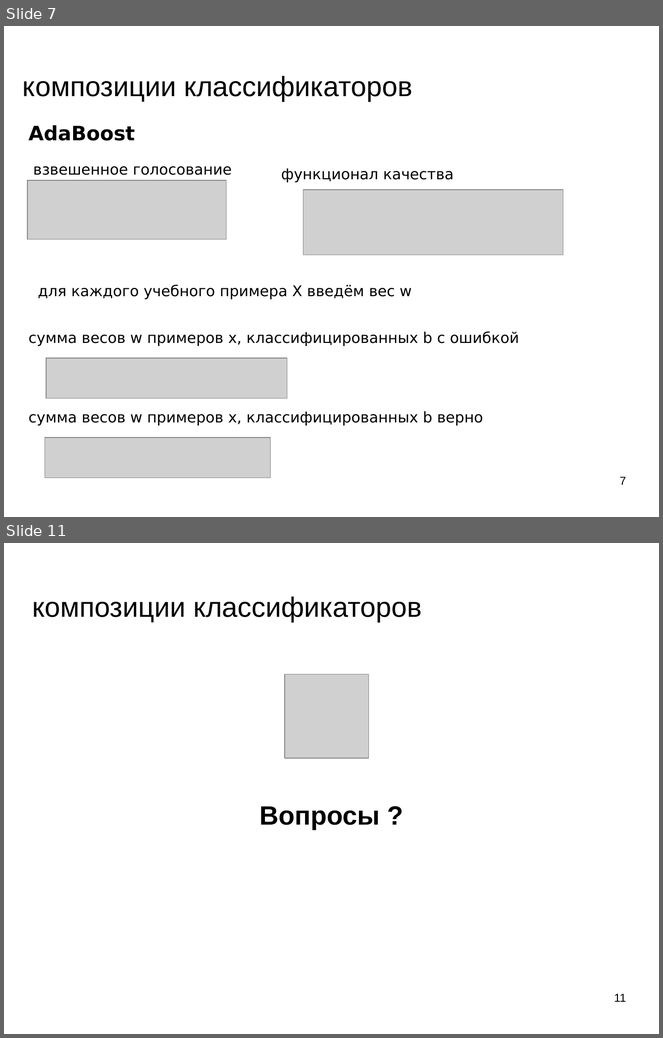
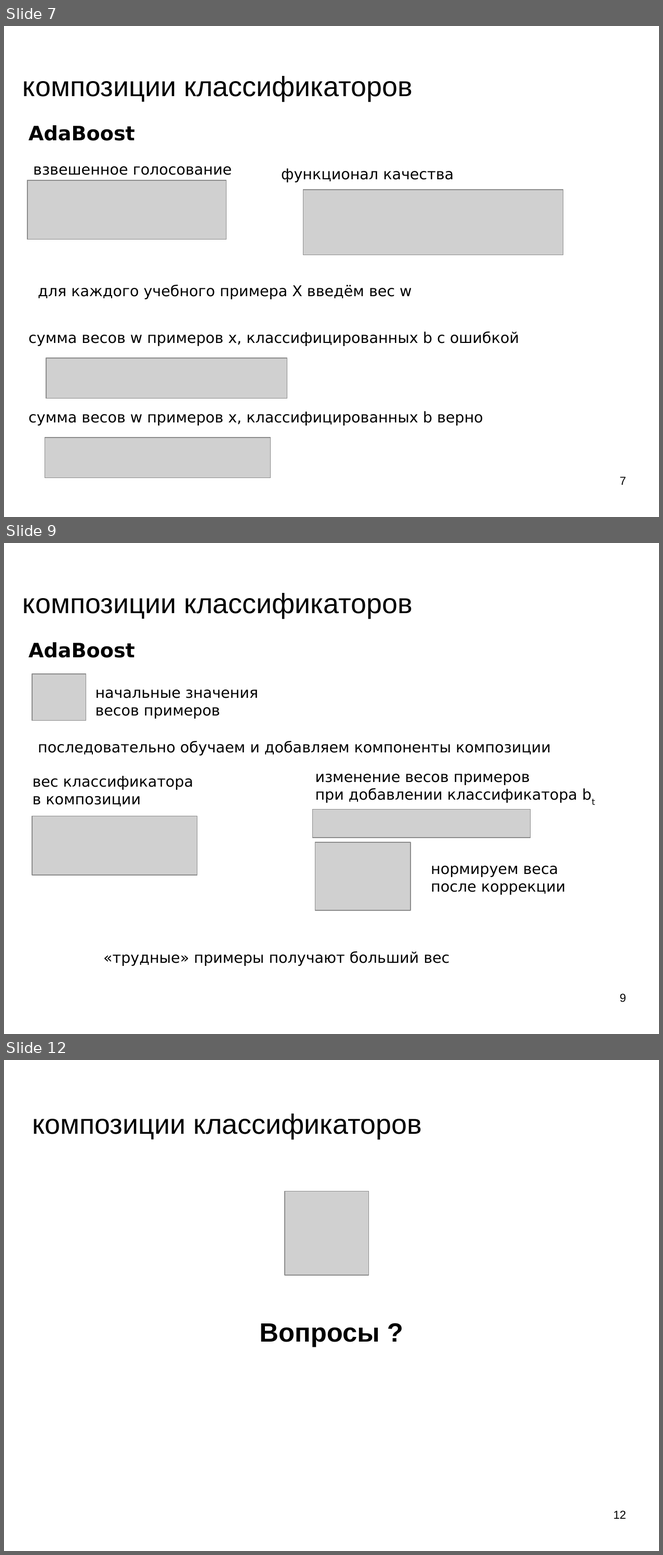
Before and after one commit to mechanoid5/ml_lectorium_legacy, a slide deck: 11-boost.odp. Shown one above the other, each under a label of ours: slides 7 and 11 before the commit, slides 7, 9 and 12 after it; the slides between them are not shown. The pictures are 663x1038 and 663x1555 pixels, drawn with LibreOffice and Linux fonts; fonts in the diff are those of the drawing; grey boxes stand for pictures; background and template pictures are left out. Boxes give left, top, right and bottom in pixels: in the first picture for what was removed or moved away, otherwise in the second. Text is boxed around its words. In the diff, an @@ line names an element or a change of style, - is before the commit and + after.

```diff
--- a/11-boost.odp
+++ b/11-boost.odp
@@ slide 9 added at box(4, 543, 659, 1034), background picture (left out) @@
@@ title added at box(23, 593, 413, 618), 33.9 pt, text #000000 @@
+композиции классификаторов
@@ text added at box(28, 642, 135, 658), 24 pt, text #000000, bold @@
+AdaBoost
@@ picture added at box(32, 674, 86, 720) @@
@@ text added at box(96, 690, 258, 719), 18 pt, text #000000 @@
+начальные значения
+весов примеров
@@ text added at box(38, 741, 551, 756), 18 pt, text #000000 @@
+последовательно обучаем и добавляем компоненты композиции
@@ text added at box(33, 776, 193, 807), 18 pt, text #000000 @@
+вес классификатора
+в композиции
@@ text added at box(315, 774, 578, 803), 18 pt, text #000000 @@
+изменение весов примеров
+при добавлении классификатора bt
@@ picture added at box(32, 817, 197, 875) @@
@@ picture added at box(313, 810, 531, 838) @@
@@ picture added at box(315, 843, 411, 911) @@
@@ text added at box(431, 866, 566, 895), 18 pt, text #000000 @@
+нормируем веса
+после коррекции
@@ text added at box(103, 952, 450, 966), 18 pt, text #000000 @@
+«трудные» примеры получают больший вес
@@ page number added at box(620, 994, 626, 1003), 14 pt, text #000000 @@
+9
@@ what was slide 11 is now slide 12 @@
@@ page number at box(613, 1511, 626, 1519): text changed @@
-11
+12
```
Also in this commit, not shown: 3 slides changed, 1 other slide added, 1 slide removed, 1 other file.
